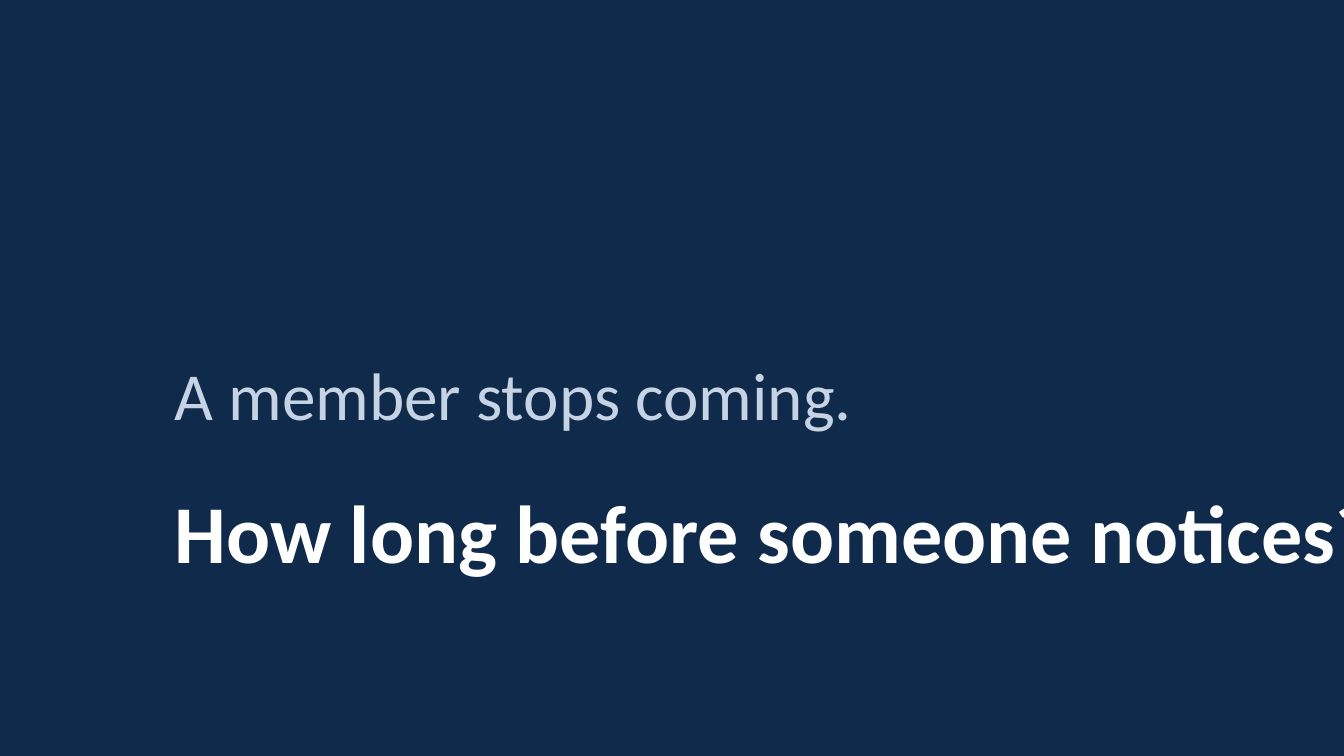
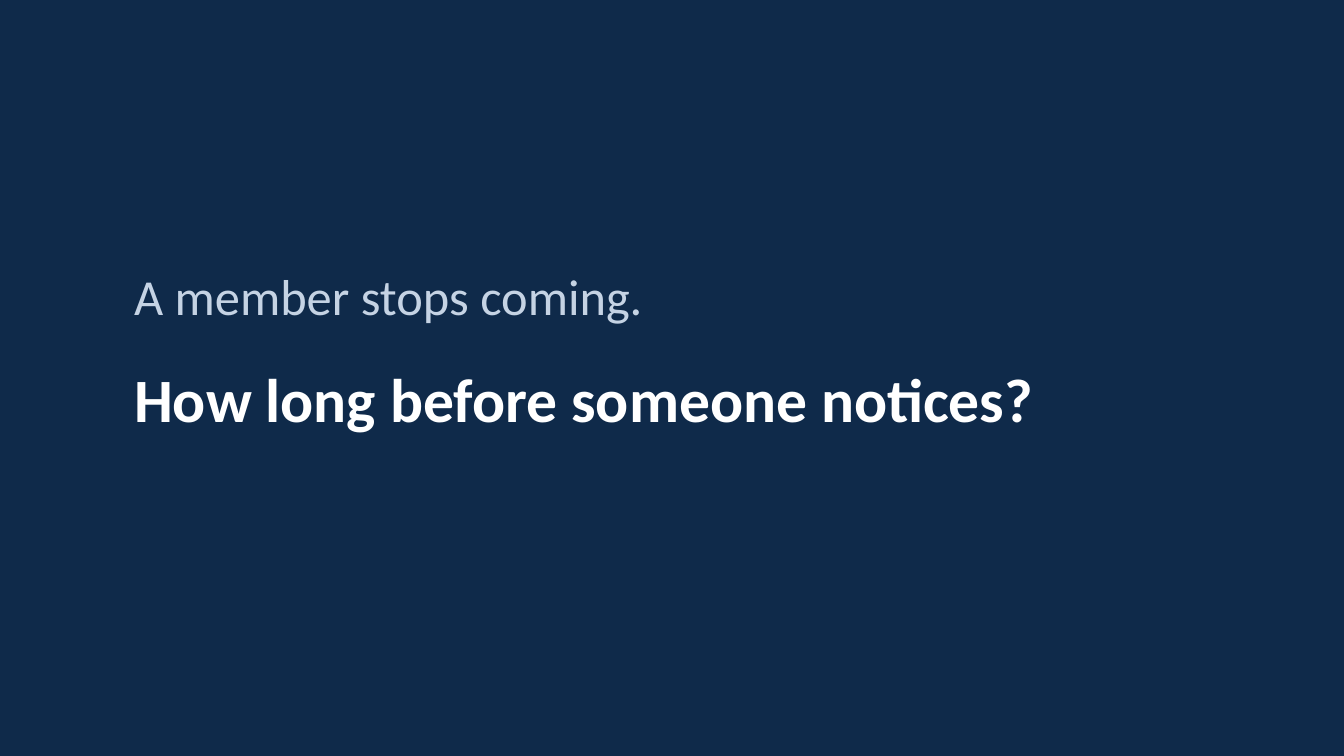
Before and after one commit to nhanhayhaw/ChurchCONNECT, a slide deck: slide 2 of docs/ChurchConnect-Leadership-Presentation.pptx. Drawn at 1344x756 pixels with LibreOffice and Linux fonts; fonts in the diff are those of the drawing. Boxes give left, top, right and bottom in pixels: in the first picture for what was removed or moved away, otherwise in the second. Text is boxed around its words. In the diff, an @@ line names an element or a change of style, - is before the commit and + after.

```diff
--- a/docs/ChurchConnect-Leadership-Presentation.pptx
+++ b/docs/ChurchConnect-Leadership-Presentation.pptx
@@ text "A member stops coming.": place and size @@
-text "A member stops coming." at box(174, 373, 852, 432)
+text "A member stops coming." at box(134, 280, 642, 324)
@@ text "A member stops coming." at box(134, 280, 642, 324): size 36 to 27 pt @@
@@ text "How long before someone notices?": place and size @@
-text "How long before someone notices?" at box(174, 505, 1344, 577)
+text "How long before someone notices?" at box(134, 378, 1033, 433)
@@ text "How long before someone notices?" at box(134, 378, 1033, 433): size 44 to 33 pt @@
```
Also in this commit, not shown: 21 other slides changed, 5 other files.
